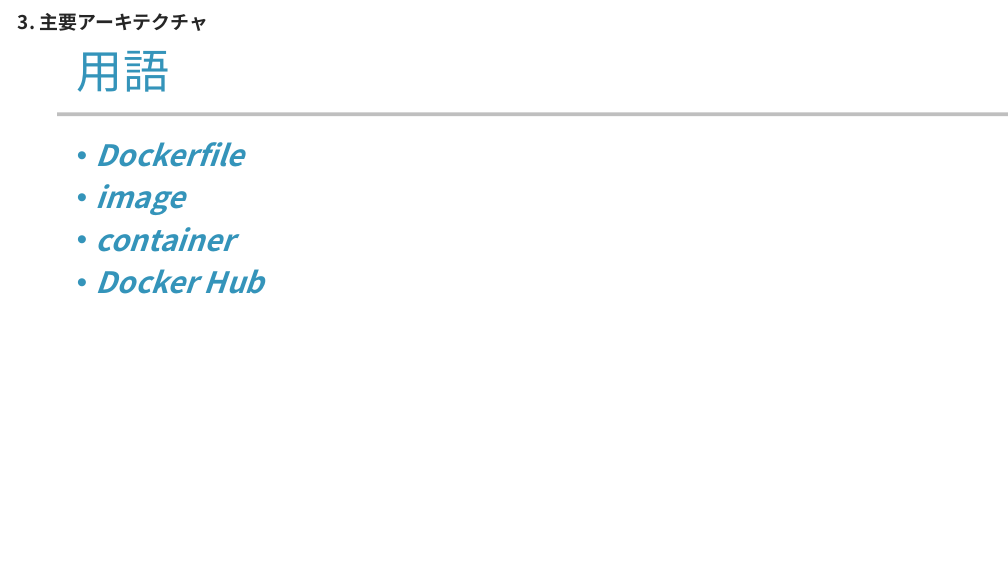
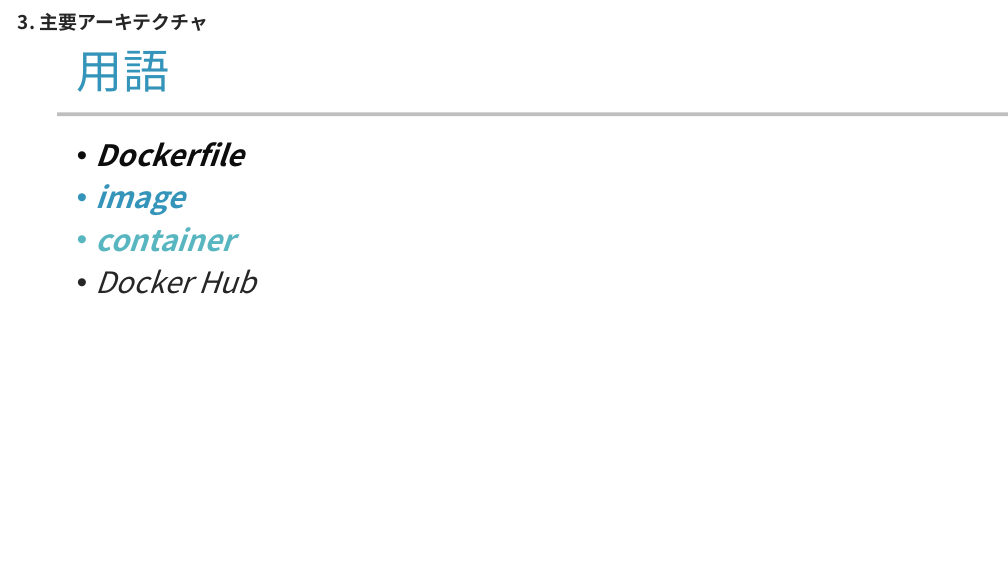
Before and after one commit to yamada-ai/java-prac, a slide deck: slide 11 of docker-container.pptx. Drawn at 1008x567 pixels with LibreOffice and Linux fonts; fonts in the diff are those of the drawing; background and template pictures are left out. Boxes give left, top, right and bottom in pixels: in the first picture for what was removed or moved away, otherwise in the second. Text is boxed around its words. In the diff, an @@ line names an element or a change of style, - is before the commit and + after.

Commit message:
pptx docker v3

```diff
--- a/docker-container.pptx
+++ b/docker-container.pptx
@@ text at (96, 142, 256, 294): text colour #3494BA to #0D0D0D in "Dockerfile"; text colour #3494BA to #58B6C0 in "container"; text colour #3494BA to #262626, bold off in "Docker Hub" @@
```
Also in this commit, not shown: 4 other slides changed, 2 slides added.
